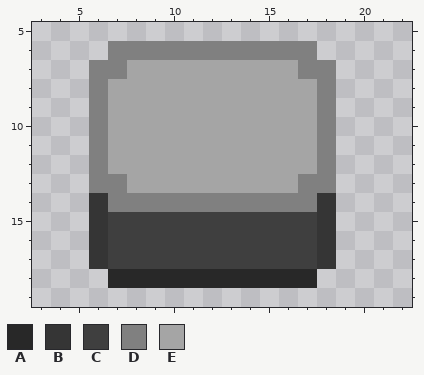
Edited in one commit: pixel-art sprite (LearningMono/Content/sprites/entity/NextLevel.png). That is the earlier state.
The file is 50x50 pixels, drawn in blocks of 2x2; one block is one cell here. Shown: x 3..22, y 5..19.
Palette (. is transparent): A #282828  B #353535  C #3f3f3f  D #808080  E #a5a5a5
Pixels before, first column x 6:
 6 .DDDDDDDDDDD.
 7 DDEEEEEEEEEDD
 8 DEEEEEEEEEEED
 9 DEEEEEEEEEEED
10 DEEEEEEEEEEED
11 DEEEEEEEEEEED
12 DEEEEEEEEEEED
13 DDEEEEEEEEEDD
14 BDDDDDDDDDDDB
15 BCCCCCCCCCCCB
16 BCCCCCCCCCCCB
17 BCCCCCCCCCCCB
18 .AAAAAAAAAAA.
And afterwards:
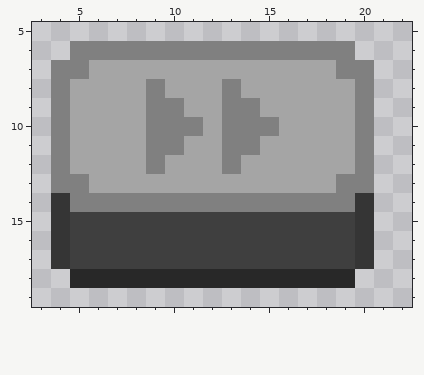
Commit message: can no longer pick up the next level button
Edits made:
y 6: x 5..6 .. -> DD; x 18..19 .. -> DD
y 7: x 4..7 ..DD -> DDEE; x 17..20 DD.. -> EEDD
y 8: x 4..6 ..D -> DEE; x 9 E -> D; x 13 E -> D; x 18..20 D.. -> EED
y 9: x 4..6 ..D -> DEE; x 9..10 EE -> DD; x 13..14 EE -> DD; x 18..20 D.. -> EED
y 10: x 4..6 ..D -> DEE; x 9..11 EEE -> DDD; x 13..15 EEE -> DDD; x 18..20 D.. -> EED
y 11: x 4..6 ..D -> DEE; x 9..10 EE -> DD; x 13..14 EE -> DD; x 18..20 D.. -> EED
y 12: x 4..6 ..D -> DEE; x 9 E -> D; x 13 E -> D; x 18..20 D.. -> EED
y 13: x 4..7 ..DD -> DDEE; x 17..20 DD.. -> EEDD
y 14: x 4..6 ..B -> BDD; x 18..20 B.. -> DDB
y 15..17: x 4..6 ..B -> BCC; x 18..20 B.. -> CCB
y 18: x 5..6 .. -> AA; x 18..19 .. -> AA
Pixel boxes of the changes (left, top, right, bottom) in both pictures:
changed: (51, 41, 374, 288)
